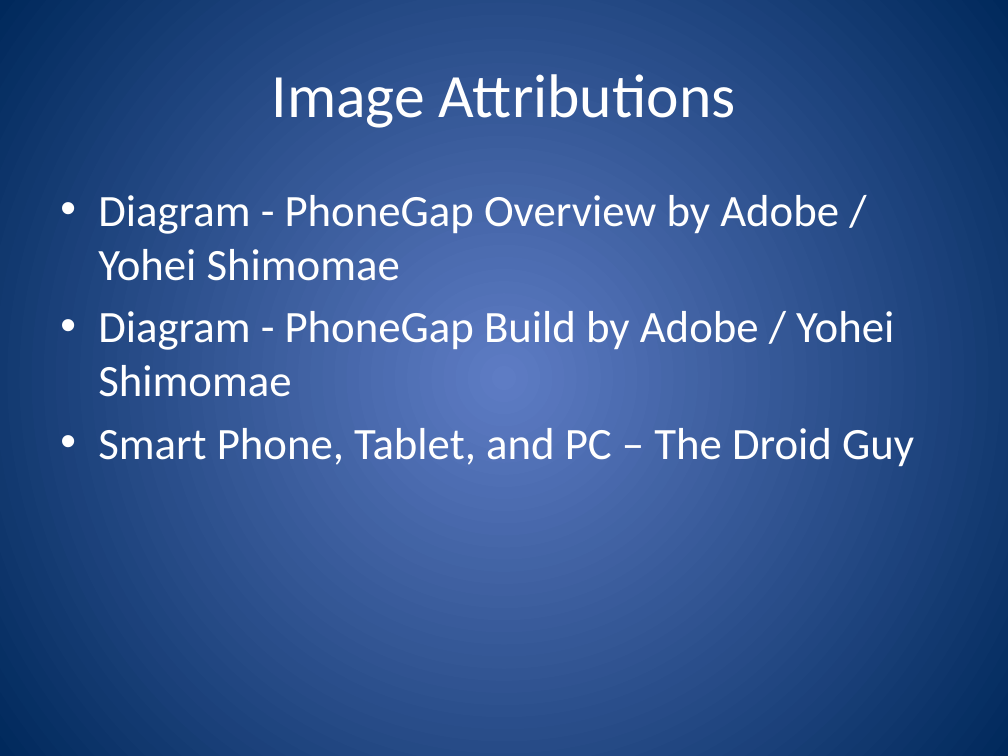
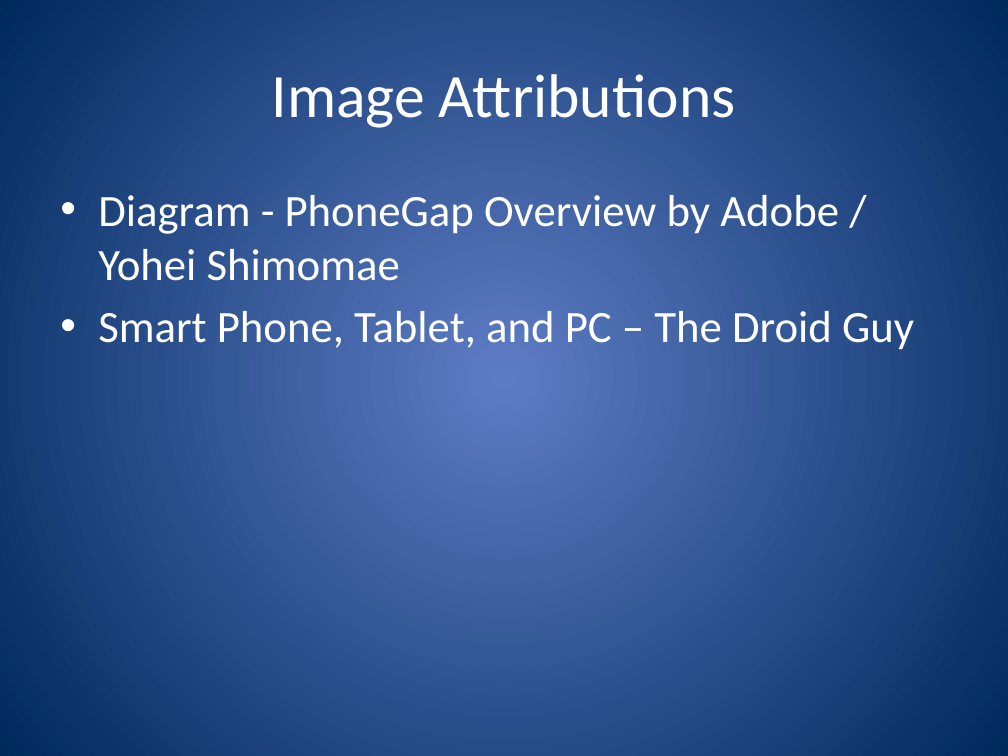
Before and after one commit to jerrelblankenship/Presentations, a slide deck: slide 17 of JointSpeakerTalks/PhoneGapXamarin/M3Conf2013/PhoneGap and Xamarin.pptx. Drawn at 1008x756 pixels with LibreOffice and Linux fonts; fonts in the diff are those of the drawing. Boxes give left, top, right and bottom in pixels: in the first picture for what was removed or moved away, otherwise in the second. Text is boxed around its words. In the diff, an @@ line names an element or a change of style, - is before the commit and + after.

```diff
--- a/JointSpeakerTalks/PhoneGapXamarin/M3Conf2013/PhoneGap and Xamarin.pptx
+++ b/JointSpeakerTalks/PhoneGapXamarin/M3Conf2013/PhoneGap and Xamarin.pptx
@@ text at [98,311,894,397]: paragraph removed @@
-• Diagram - PhoneGap Build by Adobe / Yohei Shimomae
```
Also in this commit, not shown: 1 other slide changed, 2 other files.
